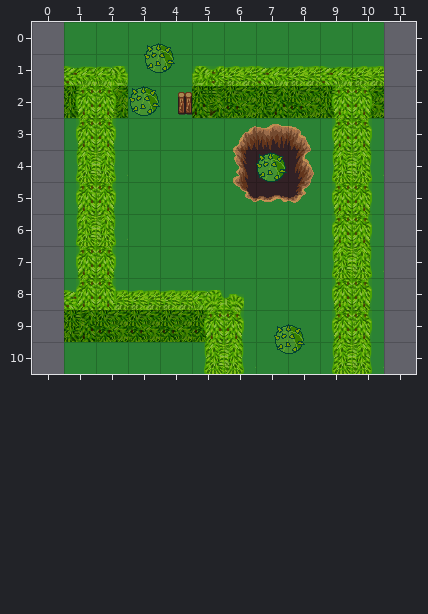
Two versions of a level (Tiled map, app/src/main/assets/data/maps/east_land3.tmx). Above: the version before the commit.
Cells are 32x32 px. Shown: x 0..11, y 0..10. The old version is drawn lined up with the new one.
And afterwards:
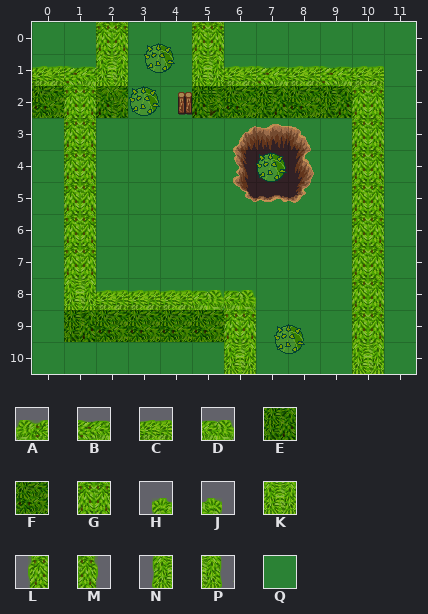
Key: from "plant repack": A 9, B 10, C 11, D 12, E 24, F 25, G 27, H 37, J 38, K 41, L 51, M 52, N 65, P 66; from "terrain_atlas": Q 800.
_ is an empty cell.
Difference:
map size 10x11 -> 12x11 cells (old content now starts at 1,0; both pictures use the new coordinates)
Layer "ground1":
y 0..1: x 0 _ -> Q; x 11 _ -> Q
y 2: x 11 _ -> Q
y 3..10: x 0 _ -> Q; x 11 _ -> Q
Layer "ground2":
y 1: x 0 _ -> C
y 2: x 0 _ -> F
Layer "interaction1":
y 0: x 2 _ -> G; x 5 _ -> G
y 1: x 2 D -> K; x 5 A -> K
y 2: x 1 E -> G; x 10 F -> G
y 3..7: x 1 _ -> G; x 10 _ -> G
y 8: x 1 B -> K; x 6 _ -> D; x 10 _ -> G
y 9: x 6 _ -> G; x 10 _ -> G
y 10: x 6 _ -> K; x 10 _ -> K
Layer "interaction2" (removed):
y 2..3: x 1..2 LM -> __; x 9..10 LM -> __
y 4: x 1..2 NP -> __; x 9..10 NP -> __
y 5: x 1..2 LM -> __; x 9..10 LM -> __
y 6: x 1..2 NP -> __; x 9..10 LM -> __
y 7: x 1..2 LM -> __; x 9..10 NP -> __
y 8: x 1..2 LM -> __; x 5..6 HJ -> __; x 9..10 LM -> __
y 9: x 5..6 LM -> __; x 9..10 LM -> __
y 10: x 5..6 NP -> __; x 9..10 NP -> __
Where, in picture pixels (left, top, right, bottom), the same in both pictures:
changed: (32, 22, 128, 374)
changed: (192, 22, 224, 86)
changed: (332, 22, 416, 374)
changed: (204, 290, 256, 374)
